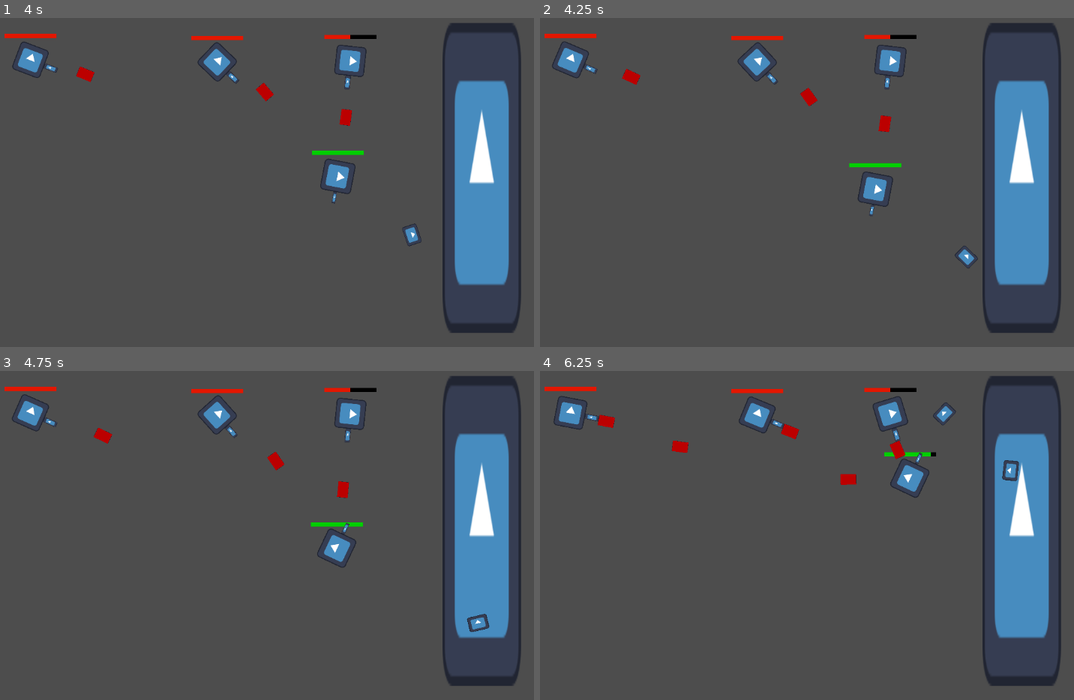
Above: before the commit, frames 1-4 (two rows, left to right).
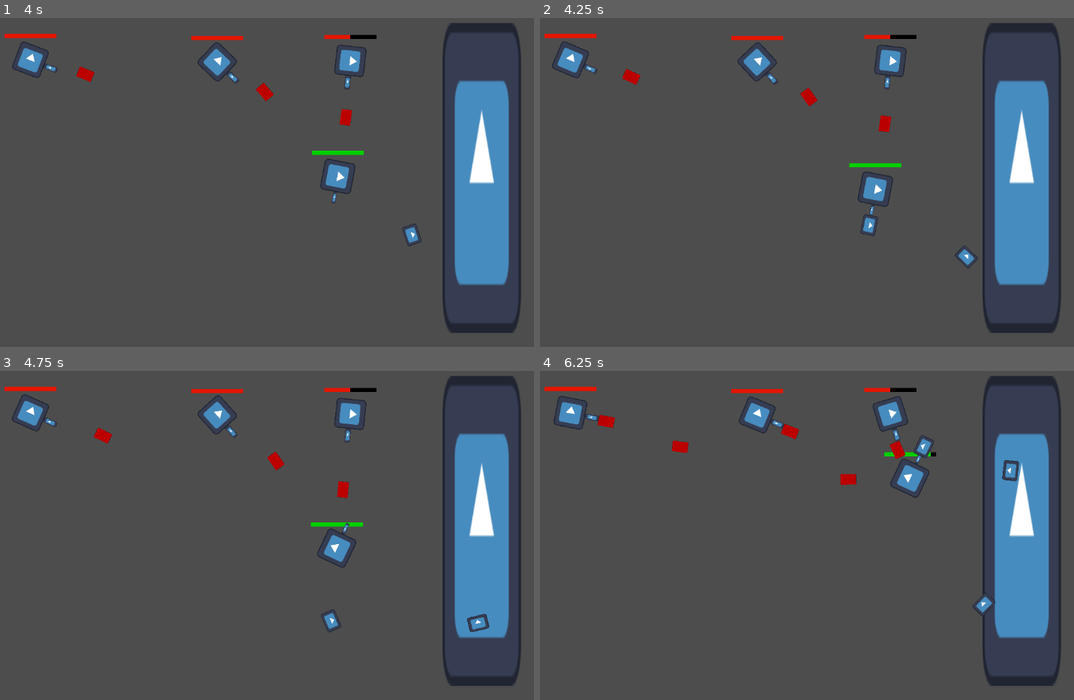
Above: after the commit, the same moments.

Repository: norrlandxyz/skott
Game: Godot game, scene res://bullet_test/bullet_test.tscn
Same seed, same stepped clock (60 frames per second), same inputs: the game is played once before the commit and once after it. This scene is started directly instead of the project's main scene. The engine's default icon, where the game draws it, is replaced by a stand-in: a white triangle on a blue panel in a dark square.
Inputs:
- Up to frame 1 (4 s): hold Right (ui_right) 0.53-1.28 s; hold Tab (switch) 0.53-1.28 s; hold Left (ui_left) 1.28-2.03 s; tap Space (self_destruct) at 1.35 s; tap Tab (switch) at 1.55, 2.85, 3.8 s; hold Tab (switch) 2.03-2.78 s; hold Right (ui_right) 2.03-3.53 s; hold Left (ui_left) from 3.53 s (still down); hold Space (self_destruct) from 3.53 s (still down)
- Up to frame 2 (4.25 s): keep holding Left (ui_left); keep holding Space (self_destruct)
- Up to frame 3 (4.75 s): keep holding Left (ui_left); release Space (self_destruct) at 4.28 s; tap Tab (switch) at 4.35 s
- Up to frame 4 (6.25 s): hold Tab (switch) 5.03-5.78 s; release Left (ui_left) at 5.78 s; hold Right (ui_right) from 5.78 s (still down); tap Space (self_destruct) at 5.85 s; tap Tab (switch) at 6.05 s

Frame 1 is identical in both runs. In frame 2, 0.1% of the frame differs, in the area x 59-64%, y 59-67%; in frame 3, 0.1%; in frame 4, 0.3%, in the area x 69-86%, y 9-75%.
Error after the commit: Invalid access of index '0' on a base object of type: 'Array[Node]'. (res://bullet_test/BulletController.gd:39)

Commit message:
working!?!???!?

Diff:
--- a/bullet_test/BulletController.gd
+++ b/bullet_test/BulletController.gd
@@ -1,6 +1,39 @@
 extends Node2D
-signal switch()
+
+signal on()
+
+var bullet = 0
+var oldBullet
+var currentBullet
+
+func _process(delta):
+	var bullets = get_tree().get_nodes_in_group("bullet")
+
+	if bullets.size() == bullet:
+		bullet = 0
+
+	if bullets.size() > 1:
+		currentBullet = bullets[bullet]
+
+		if currentBullet == null:
+			bullet = 0
+			switchbullet()
+
+		if currentBullet != oldBullet:
+			switchbullet()
 
 func _input(event):
 	if event.is_action_pressed("switch"):
-		emit_signal("switch")
+		var bullets = get_tree().get_nodes_in_group("bullet")
+		if bullets.size() > bullet:
+			bullet = bullet+1
+
+		if bullets.size() == bullet:
+			bullet = 0
+
+		switchbullet()
+
+func switchbullet():
+	emit_signal("on", bullet)
+	var bullets = get_tree().get_nodes_in_group("bullet")
+	oldBullet = bullets[bullet]
--- a/bullet_test/Joakim.gd
+++ b/bullet_test/Joakim.gd
@@ -65,7 +65,6 @@
 	#rotation += rotation_direction * rotation_speed * delta
 	look_at(location)
 
-
 func _on_timer_timeout():
 	spawn_bullet()
 	timer.start()
--- a/bullet_test/bullet.gd
+++ b/bullet_test/bullet.gd
@@ -1,5 +1,4 @@
 extends CharacterBody2D
-
 
 @export var speed = 80
 @export var rotation_speed = 1.5
@@ -20,7 +19,7 @@
 func _ready():
 	timer.start()
 	var control = get_tree().get_nodes_in_group("control")[0]
-	control.switch.connect(switchbullet)
+	control.on.connect(switchbullet)
 
 func _input(event):
 	#self_destruct is equal to space key
@@ -33,15 +32,13 @@
 
 #function process input
 func get_input():
+	var bullets = get_tree().get_nodes_in_group("bullet")
 
-
-	if get_tree().get_nodes_in_group("bullet").size() < 2:
+	if bullets.size() < 2:
 		switch = 1
 
 	if switch == 1:
 		rotation_direction = Input.get_axis("ui_left", "ui_right")
-	else:
-		pass
 
 func _physics_process(delta):
 	get_input()
@@ -51,9 +48,12 @@
 	rotation_speed = rotation_speed * rotation_speed_amplifier
 	move_and_slide()
 
-func switchbullet():
-	if switch == 0:
-		switch = 1
+func switchbullet(bullet):
+	var bullets = get_tree().get_nodes_in_group("bullet")
+
+	if bullets[bullet] == self:
+		if switch == 0:
+			switch = 1
 	else:
 		switch = 0
 
--- a/bullet_test/bullet_test.tscn
+++ b/bullet_test/bullet_test.tscn
@@ -56,7 +56,7 @@
 [node name="startSearchForBulletsTimer" type="Timer" parent="Joakim"]
 
 [node name="Timer" type="Timer" parent="Joakim"]
-wait_time = 3.1
+wait_time = 2.055
 
 [node name="GunPos" type="Node2D" parent="Joakim"]
 position = Vector2(20.3333, -0.666664)
